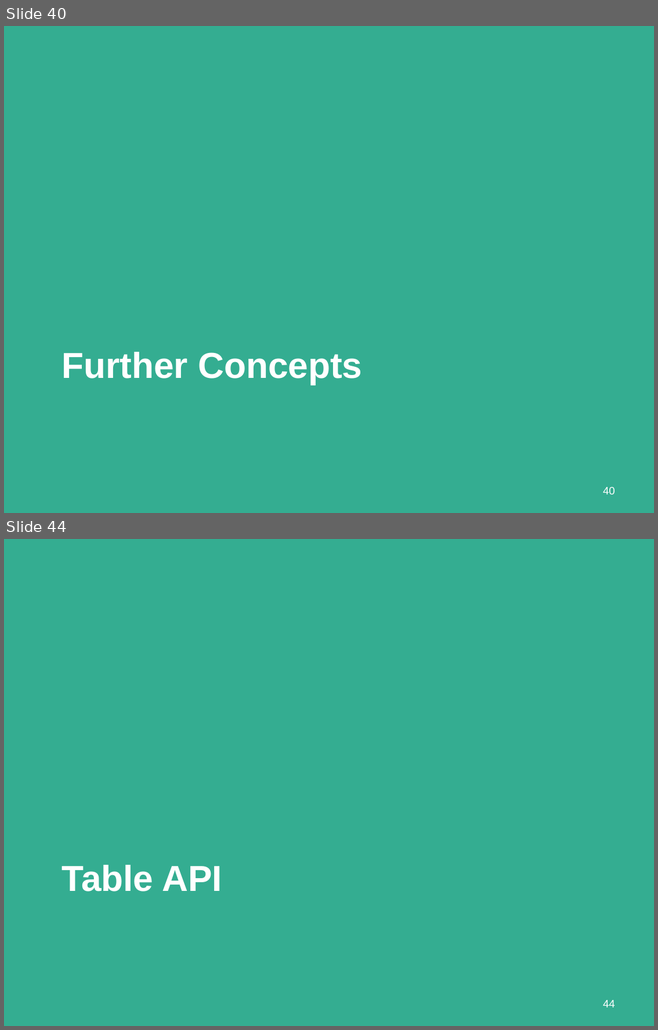
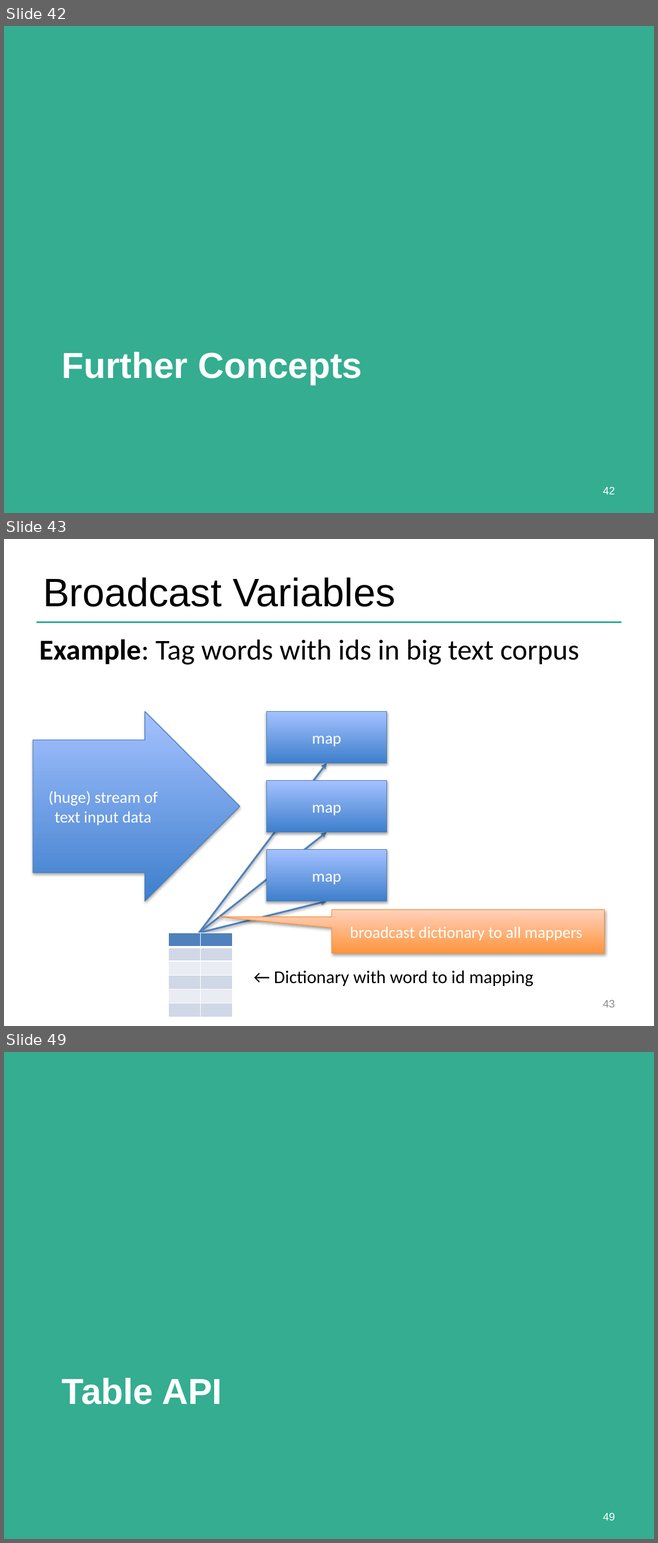
Before and after one commit to dataArtisans/flink-training-web, a slide deck: slides/flink_batch_advanced.pptx. Shown one above the other, each under a label of ours: slides 40 and 44 before the commit, slides 42, 43 and 49 after it; the slides between them are not shown. The pictures are 658x1030 and 658x1543 pixels, drawn with LibreOffice and Linux fonts; fonts in the diff are those of the drawing; background and template pictures are left out. Boxes give left, top, right and bottom in pixels: in the first picture for what was removed or moved away, otherwise in the second. Text is boxed around its words. In the diff, an @@ line names an element or a change of style, - is before the commit and + after.

```diff
--- a/slides/flink_batch_advanced.pptx
+++ b/slides/flink_batch_advanced.pptx
@@ slide 43 added at (x1=4, y1=539, x2=654, y2=1026), background #FFFFFF @@
@@ title added at (x1=43, y1=577, x2=395, y2=607), 44 pt, text #000000 @@
+Broadcast Variables
@@ line added from (36, 622) to (621, 622), #34AD91 2 pt @@
@@ text added at (x1=39, y1=639, x2=579, y2=665), 32 pt, text #000000 @@
+Example: Tag words with ids in big text corpus
@@ right arrow added at (x1=33, y1=712, x2=240, y2=901), fill gradient #3F80CE to #A4C4FF, outline #4B7EBC 0.75 pt, 18 pt, text #FFFFFF @@
+(huge) stream of text input data
@@ rectangle added at (x1=266, y1=712, x2=387, y2=764), fill gradient #3F80CE to #A4C4FF, outline #4B7EBC 0.75 pt, 18 pt, text #FFFFFF @@
+map
@@ arrow added from (199, 933) to (326, 763), #4F81BD 2 pt @@
@@ rectangle added at (x1=266, y1=781, x2=387, y2=832), fill gradient #3F80CE to #A4C4FF, outline #4B7EBC 0.75 pt, 18 pt, text #FFFFFF @@
+map
@@ arrow added from (199, 933) to (326, 832), #4F81BD 2 pt @@
@@ rectangle added at (x1=266, y1=849, x2=387, y2=901), fill gradient #3F80CE to #A4C4FF, outline #4B7EBC 0.75 pt, 18 pt, text #FFFFFF @@
+map
@@ arrow added from (199, 933) to (326, 901), #4F81BD 2 pt @@
@@ speech box added at (x1=331, y1=910, x2=604, y2=954), fill gradient #FF953E to #FFD2BD, outline #F69240 0.75 pt, 18 pt, text #FFFFFF @@
+broadcast dictionary to all mappers
@@ table added at (x1=168, y1=933, x2=232, y2=1017), 6 rows, 2 columns @@
+ | 
+ | 
+ | 
+ | 
+ | 
+ | 
@@ text added at (x1=274, y1=971, x2=534, y2=987), 20 pt, text #000000 @@
+← Dictionary with word to id mapping
@@ page number added at (x1=603, y1=1000, x2=615, y2=1008), 12 pt, text #8C8C8C @@
+43
@@ what was slide 40 is now slide 42 @@
@@ page number at (x1=603, y1=487, x2=615, y2=495): text changed @@
-40
+42
@@ what was slide 44 is now slide 49 @@
@@ page number at (x1=603, y1=1513, x2=615, y2=1521): text changed @@
-44
+49
```
Also in this commit, not shown: 2 slides changed, 13 other slides added, 5 slides removed.
